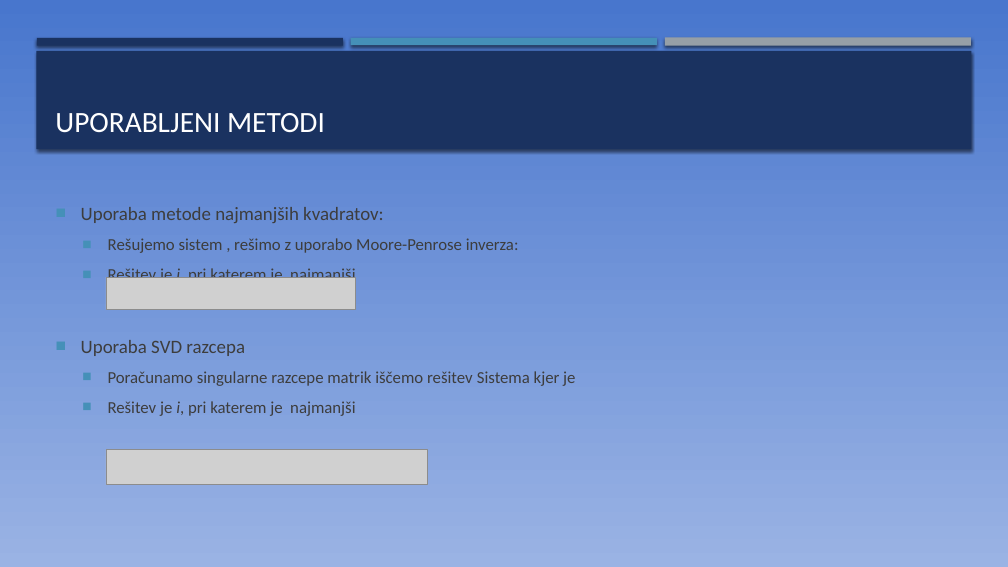
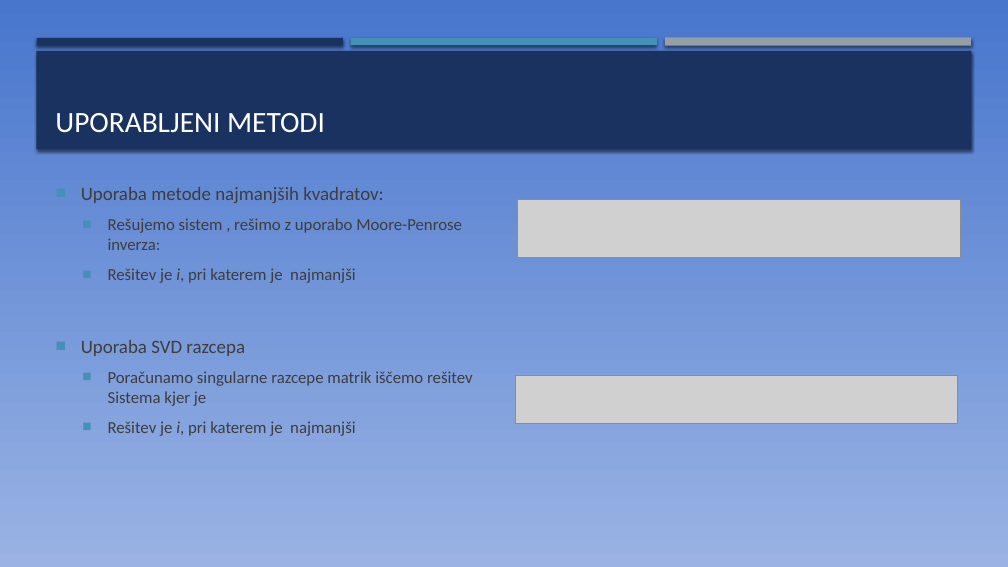
Before and after one commit to KalcMatej99/MM-Project, a slide deck: slide 4 of Prepoznavanje ročno napisanih števk.pptx. Drawn at 1008x567 pixels with LibreOffice and Linux fonts; fonts in the diff are those of the drawing; grey boxes stand for pictures. Boxes give left, top, right and bottom in pixels: in the first picture for what was removed or moved away, otherwise in the second. Text is boxed around its words. In the diff, an @@ line names an element or a change of style, - is before the commit and + after.

Commit message:
Updated presentation

```diff
--- a/Prepoznavanje ročno napisanih števk.pptx
+++ b/Prepoznavanje ročno napisanih števk.pptx
@@ text "Uporaba metode najmanjših kvadratov:" rewrapped from (81,207,575,416) to (81,187,473,436) @@
@@ picture: place and size @@
-picture at (106,277,355,309)
+picture at (517,200,960,257)
@@ picture: place and size @@
-picture at (106,450,427,485)
+picture at (516,376,959,423)
```
Also in this commit, not shown: 2 other files.
